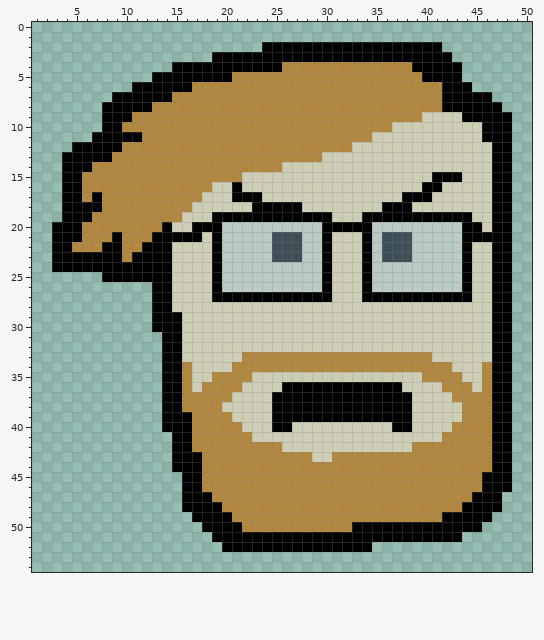
Pixel-art sprite: strike-guy.png. That is the earlier state.
The file is 64x64 pixels. Shown: x 1..50, y 0..54.
After the commit:
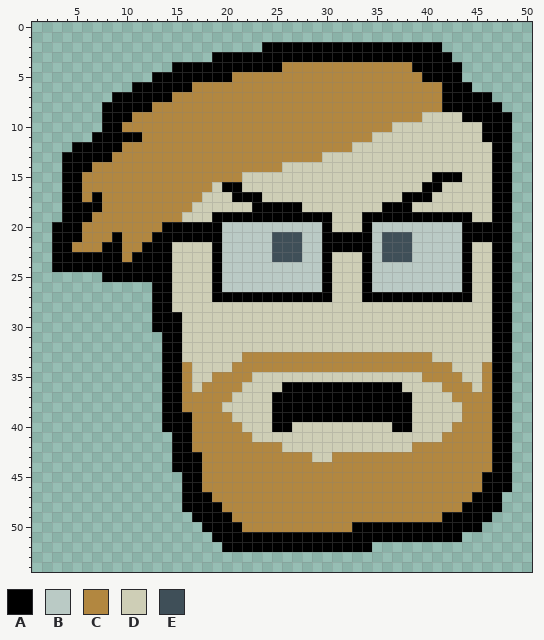
Palette (. is transparent): A #000000  B #bacac5  C #b28740  D #ceceb6  E #3f4f58
What changed:
y 16: x 20 D -> A
y 20: x 15..16 DD -> AA; x 31..33 AAA -> DDD; x 46 D -> A
y 21: x 18 D -> A; x 31..33 DDD -> AAA
y 22: x 31..33 DDD -> AAA
Where, in picture pixels (left, top, right, bottom), the same in both pictures:
changed: (172, 182, 232, 242)
changed: (332, 222, 362, 252)
changed: (482, 222, 492, 232)
